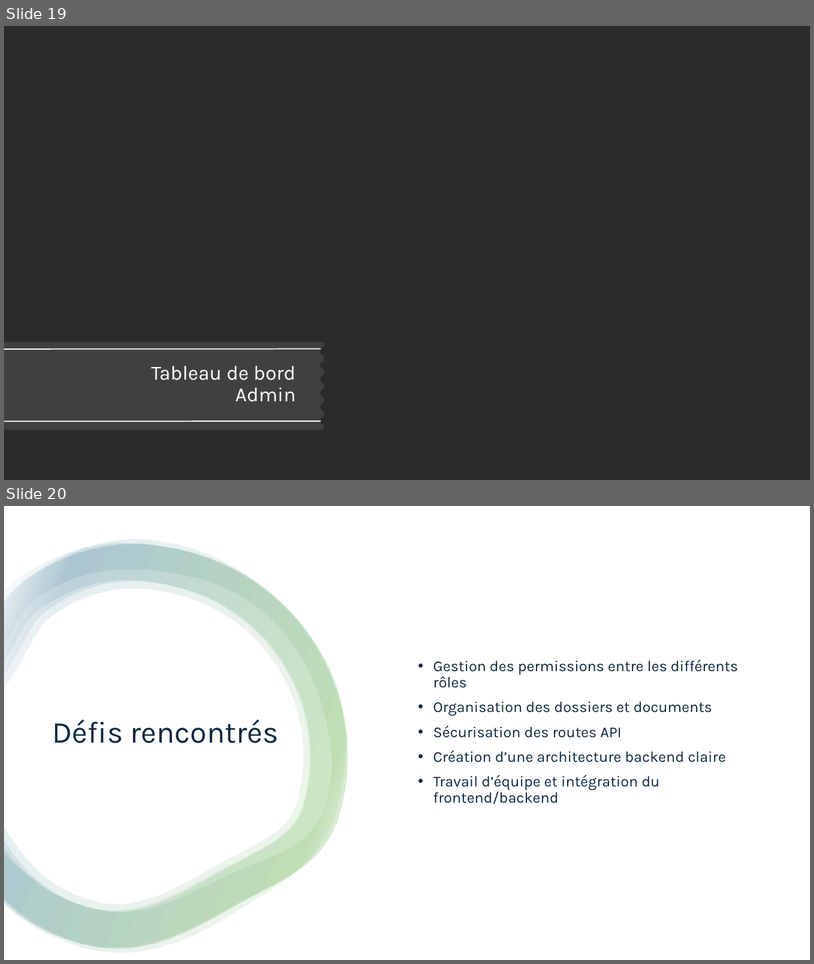
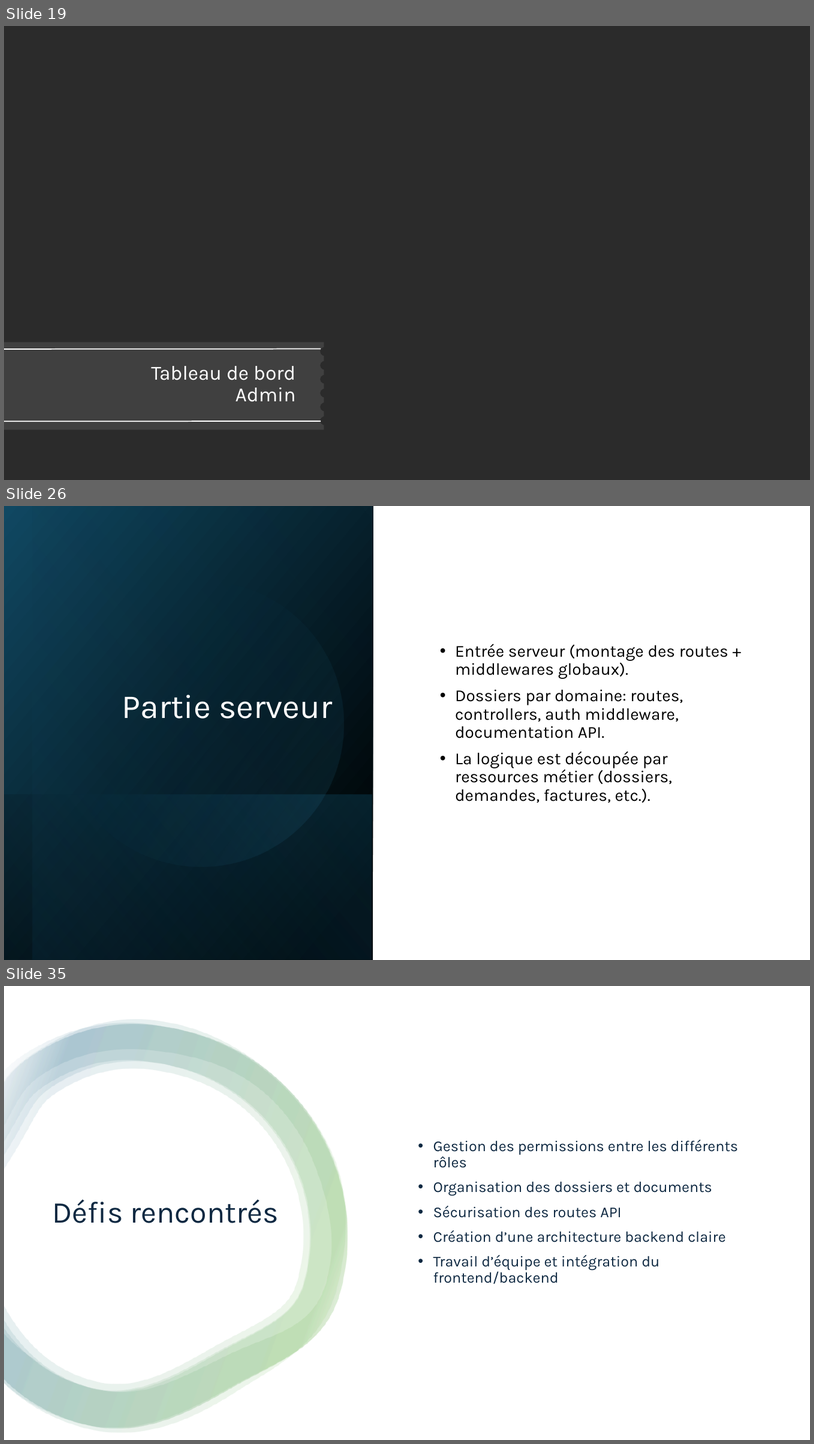
Before and after one commit to xpelletier07/Projet_Site_Immigration, a slide deck: Mandats/Mandat_3/Présentation.pptx. Shown one above the other, each under a label of ours: slides 19 and 20 before the commit, slides 19, 26 and 35 after it; the slides between them are not shown. The pictures are 814x964 and 814x1444 pixels, drawn with LibreOffice and Linux fonts; fonts in the diff are those of the drawing; background and template pictures are left out; a plain dark background stands for a picture behind light text. Boxes give left, top, right and bottom in pixels: in the first picture for what was removed or moved away, otherwise in the second. Text is boxed around its words. In the diff, an @@ line names an element or a change of style, - is before the commit and + after.

```diff
--- a/Mandats/Mandat_3/Présentation.pptx
+++ b/Mandats/Mandat_3/Présentation.pptx
@@ slide 26 added at box(4, 506, 810, 960), background #FFFFFF @@
@@ rectangle added at box(4, 506, 373, 960), fill gradient #000000 to #104862 @@
@@ rectangle added at box(33, 506, 374, 960), fill gradient #000000 to #156082 @@
@@ ellipse added at box(33, 555, 370, 892), fill gradient #156082 to #46B1E1 @@
@@ text added at box(455, 643, 729, 802), 20 pt, text #000000 @@
+• Entrée serveur (montage des routes + middlewares globaux).
+• Dossiers par domaine: routes, controllers, auth middleware, documentation API.
+• La logique est découpée par ressources métier (dossiers, demandes, factures, etc.).
@@ title added at box(122, 694, 332, 718), 40 pt, text #FFFFFF @@
+Partie serveur
@@ rectangle added at box(4, 794, 372, 960), fill gradient #156082 to #000000 @@
@@ what was slide 20 is now slide 35 @@
```
Also in this commit, not shown: 3 slides changed, 15 other slides added.
